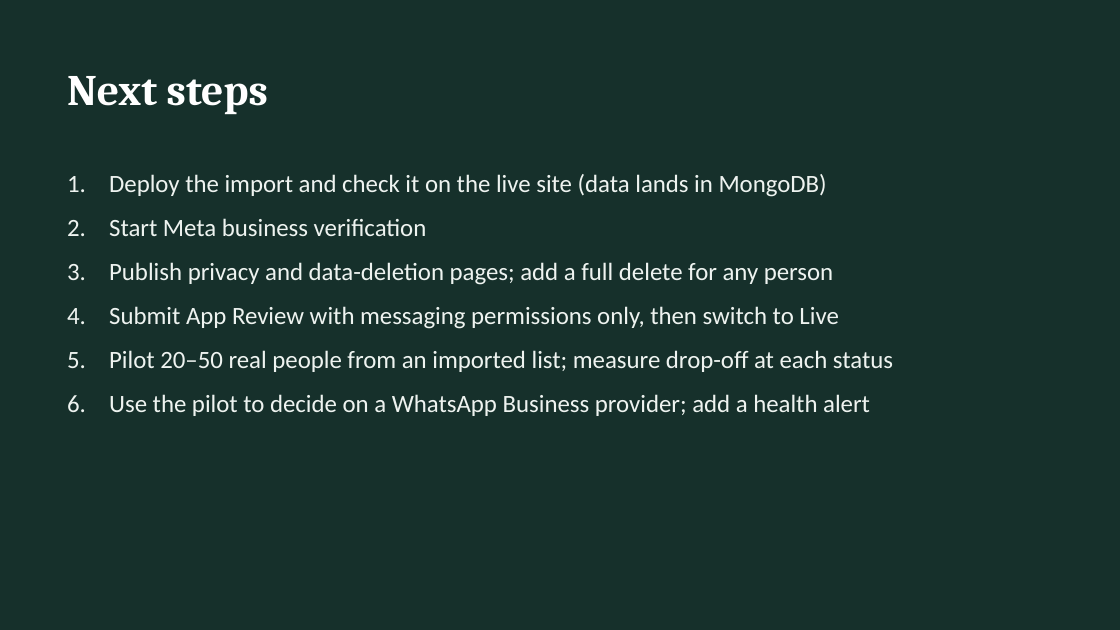
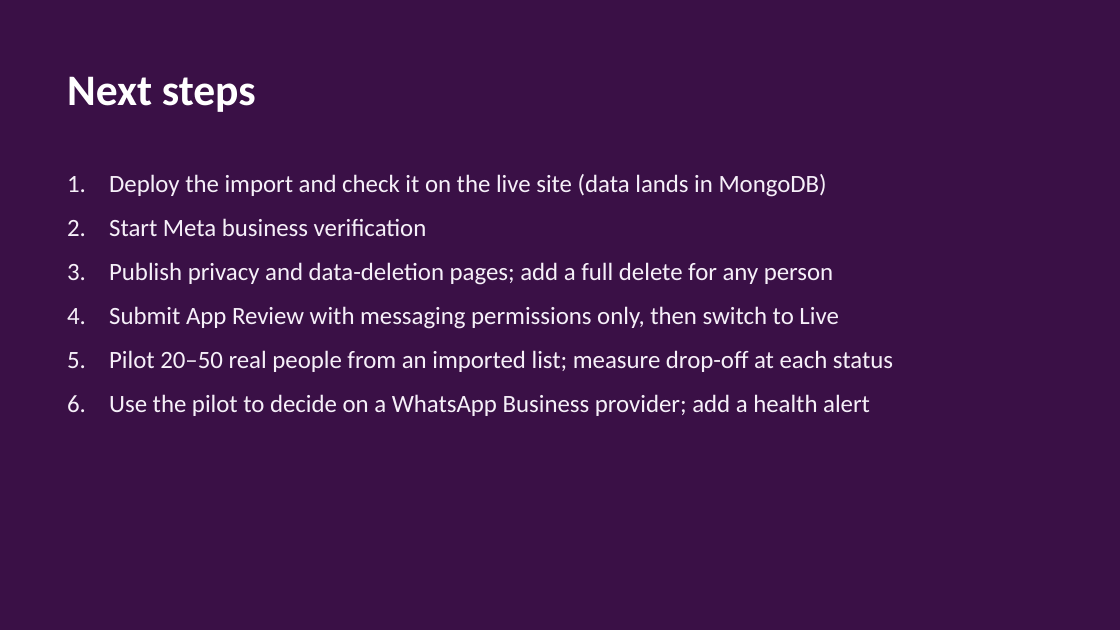
Before and after one commit to blackhorse2807/IG-handle, a slide deck: slide 9 of Instagram-Handle-Capture-Full-Update.pptx. Drawn at 1120x630 pixels with LibreOffice and Linux fonts; fonts in the diff are those of the drawing; background and template pictures are left out. Boxes give left, top, right and bottom in pixels: in the first picture for what was removed or moved away, otherwise in the second. Text is boxed around its words. In the diff, an @@ line names an element or a change of style, - is before the commit and + after.

```diff
--- a/Instagram-Handle-Capture-Full-Update.pptx
+++ b/Instagram-Handle-Capture-Full-Update.pptx
@@ background #16302B to #3A1046 @@
@@ title "Next steps" at (67, 76, 256, 112): font Cambria to Calibri @@
@@ text "Deploy the import and check ..." at (109, 174, 893, 416): text colour #EEF3F0 to #F6F0F9 @@
```
Also in this commit, not shown: 8 other slides changed, 1 other file.
